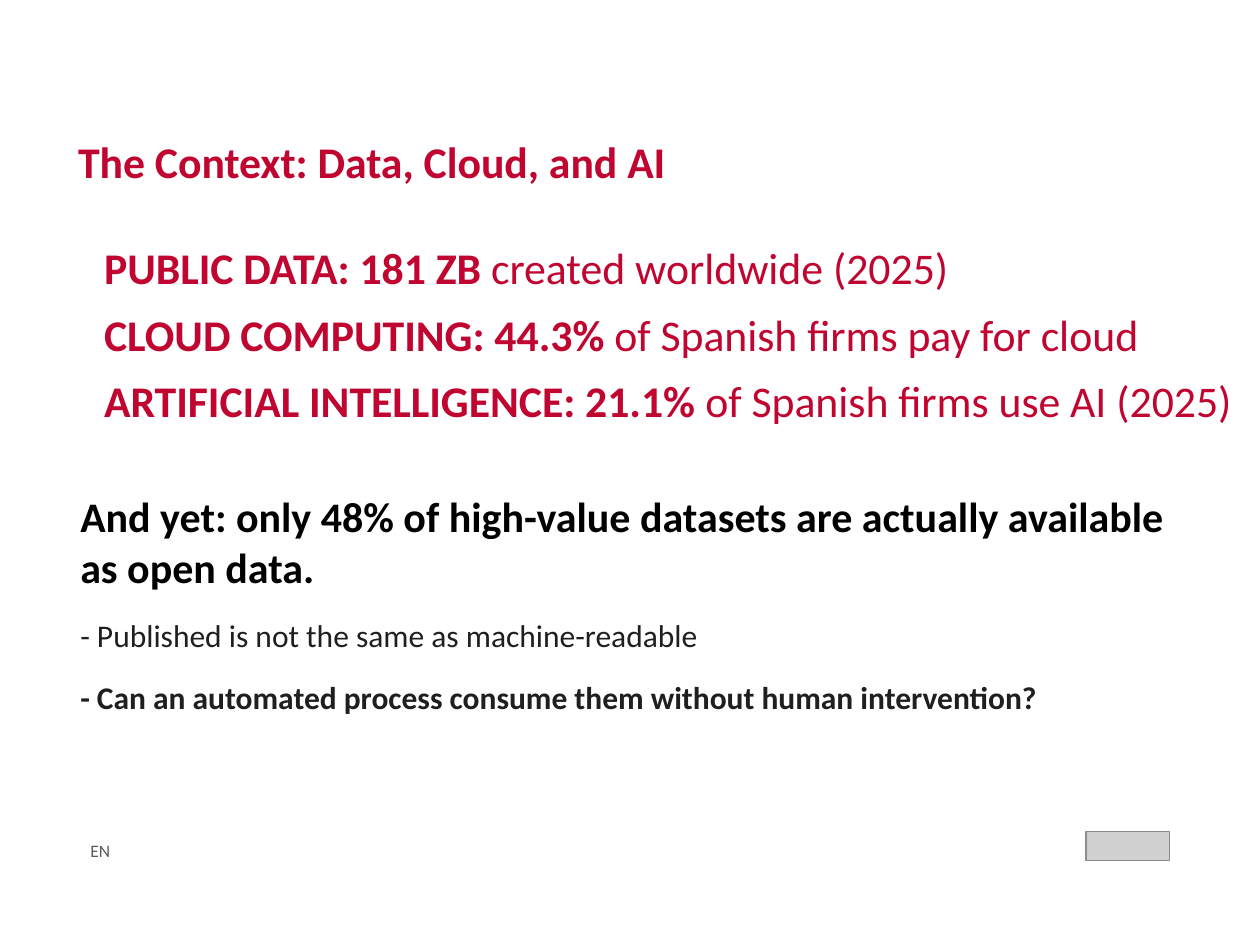
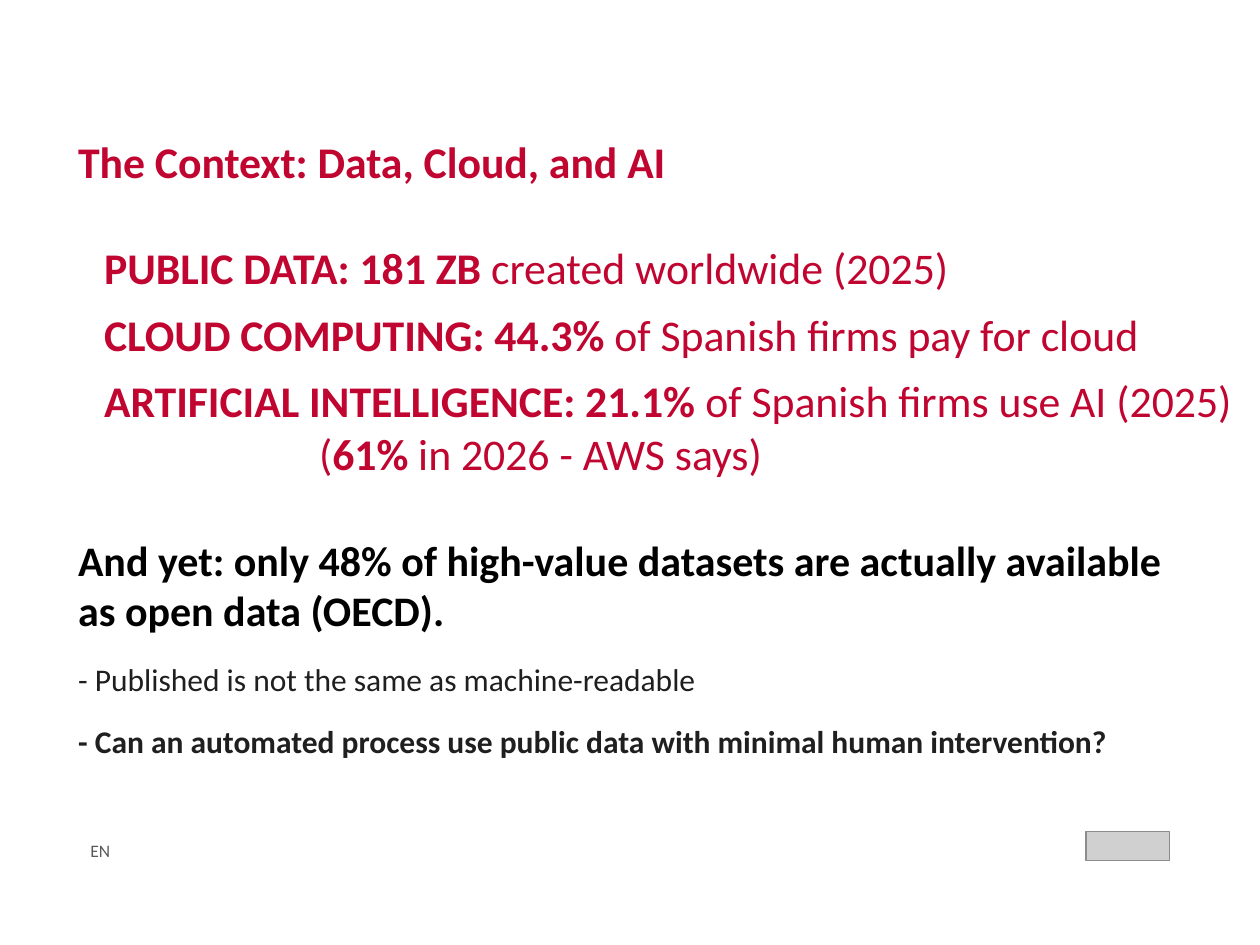
Before and after one commit to crismo04/TFM-cloud-soliutions-to-public-data, a slide deck: slide 2 of master's thesis/TFM_MII_Cloud_AI_PublicData_MolinaCristian_2026.pptx. Drawn at 1260x945 pixels with LibreOffice and Linux fonts; fonts in the diff are those of the drawing; grey boxes stand for pictures; background and template pictures are left out. Boxes give left, top, right and bottom in pixels: in the first picture for what was removed or moved away, otherwise in the second. Text is boxed around its words. In the diff, an @@ line names an element or a change of style, - is before the commit and + after.

```diff
--- a/master's thesis/TFM_MII_Cloud_AI_PublicData_MolinaCristian_2026.pptx
+++ b/master's thesis/TFM_MII_Cloud_AI_PublicData_MolinaCristian_2026.pptx
@@ text at [104, 385, 1231, 477]: text changed; bold off @@
-ARTIFICIAL INTELLIGENCE: 21.1% of Spanish firms use AI (2025)
+ARTIFICIAL INTELLIGENCE: 21.1% of Spanish firms use AI (2025) (61% in 2026 - AWS says)
@@ text "And yet: only 48% of ...": place and size @@
-text "And yet: only 48% of ..." at [80, 502, 1163, 714]
+text "And yet: only 48% of ..." at [78, 546, 1161, 758]
@@ text at [78, 546, 1161, 633]: text changed @@
-And yet: only 48% of high-value datasets are actually available as open data.
+And yet: only 48% of high-value datasets are actually available as open data (OECD).
@@ text at [95, 731, 1106, 758]: text changed @@
-- Can an automated process consume them without human intervention?
+- Can an automated process use public data with minimal human intervention?
```
Also in this commit, not shown: 22 other slides changed, 1 slide added, 9 other files.
